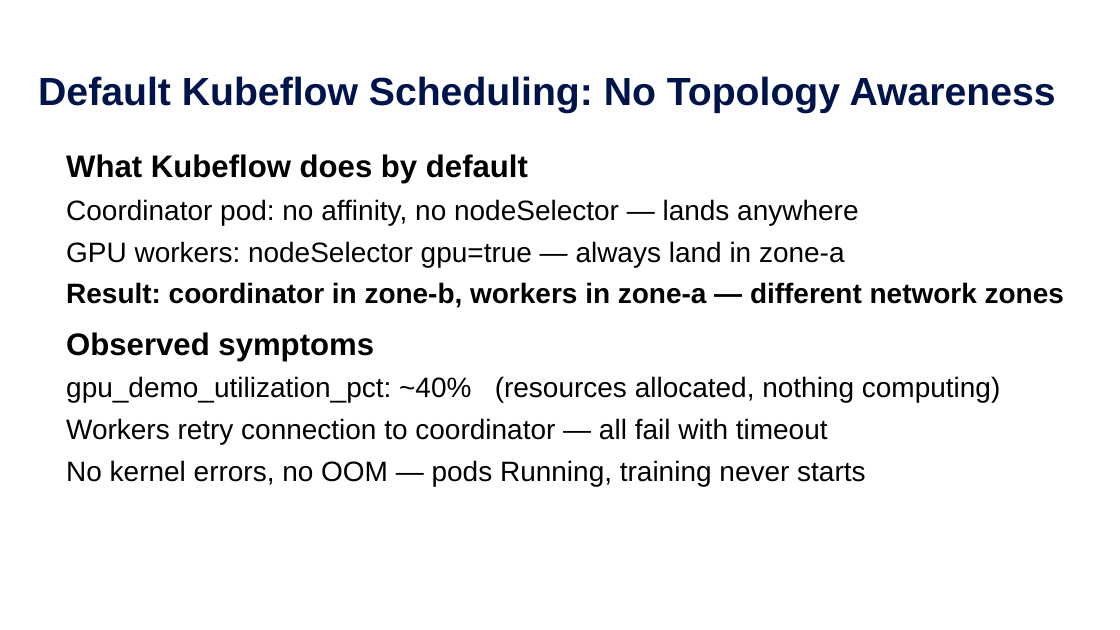
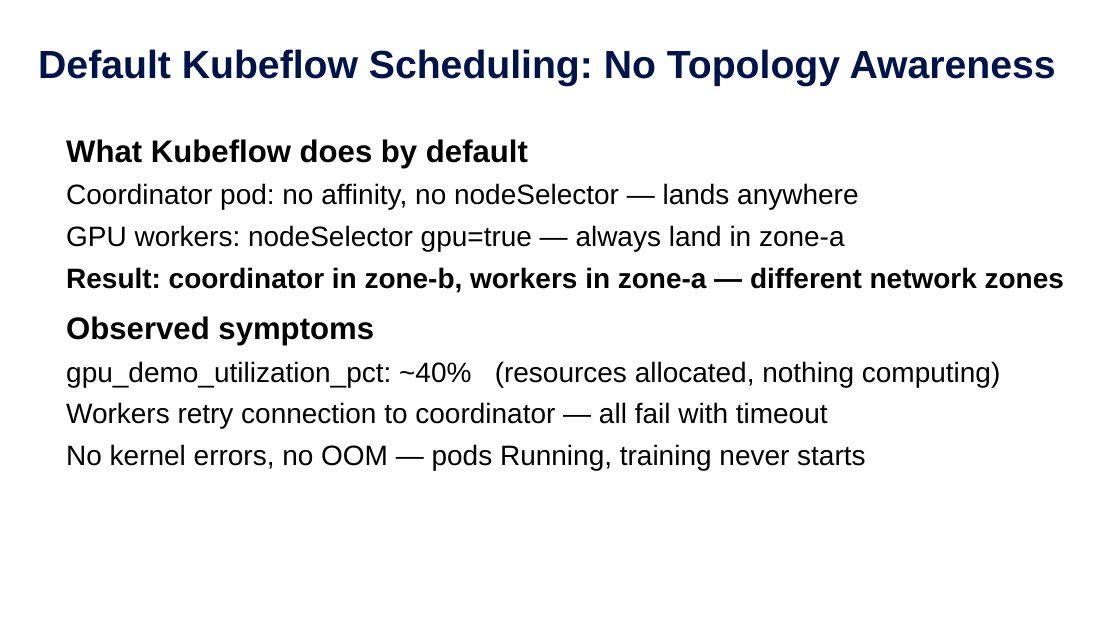
Before and after one commit to ram2valar/kubeflow-cilium-lab, a slide deck: slide 5 of kubecon-india-2026-kubeflow-cilium.pptx. Drawn at 1120x630 pixels with LibreOffice and Linux fonts; fonts in the diff are those of the drawing; background and template pictures are left out. Boxes give left, top, right and bottom in pixels: in the first picture for what was removed or moved away, otherwise in the second. Text is boxed around its words. In the diff, an @@ line names an element or a change of style, - is before the commit and + after.

```diff
--- a/kubecon-india-2026-kubeflow-cilium.pptx
+++ b/kubecon-india-2026-kubeflow-cilium.pptx
@@ title "Default Kubeflow Scheduling: No Topology ...": place and size @@
-title "Default Kubeflow Scheduling: No Topology ..." at (38, 76, 1056, 113)
+title "Default Kubeflow Scheduling: No Topology ..." at (38, 49, 1056, 86)
@@ text "What Kubeflow does by default": place and size @@
-text "What Kubeflow does by default" at (66, 154, 1064, 486)
+text "What Kubeflow does by default" at (66, 139, 1064, 470)
```
Also in this commit, not shown: 10 other slides changed, 5 slides added, 3 slides removed.
